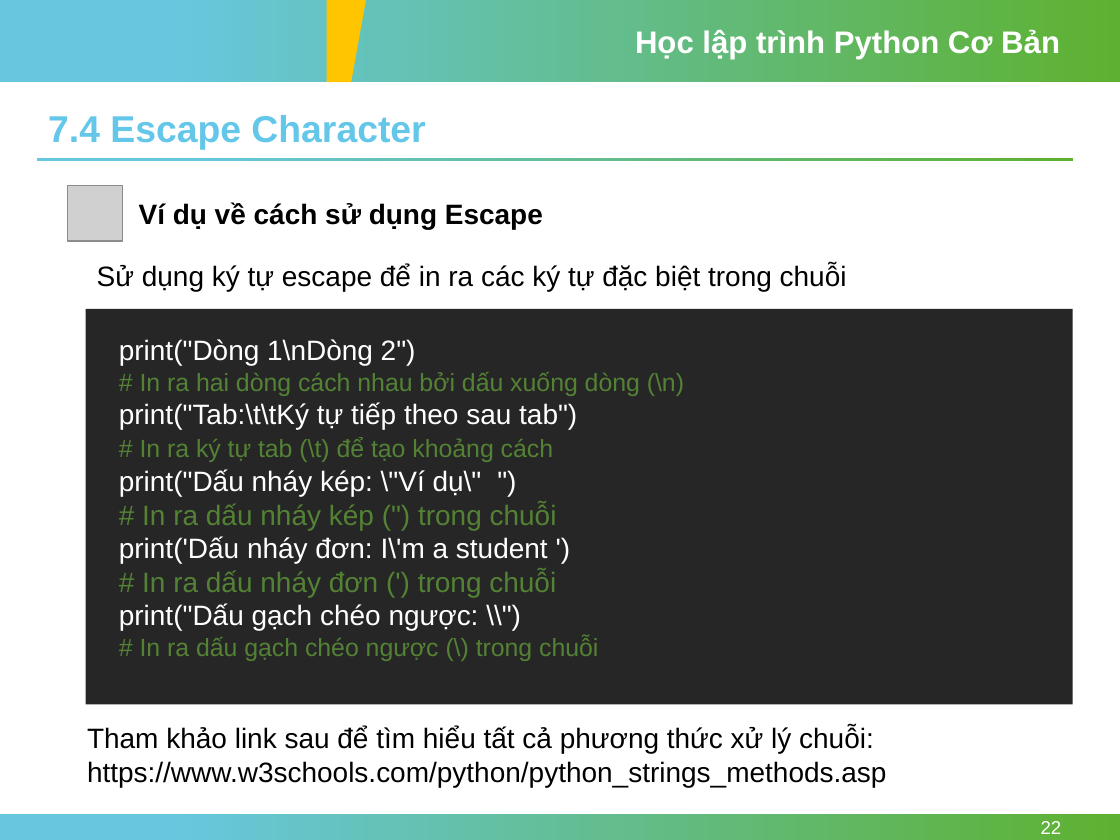
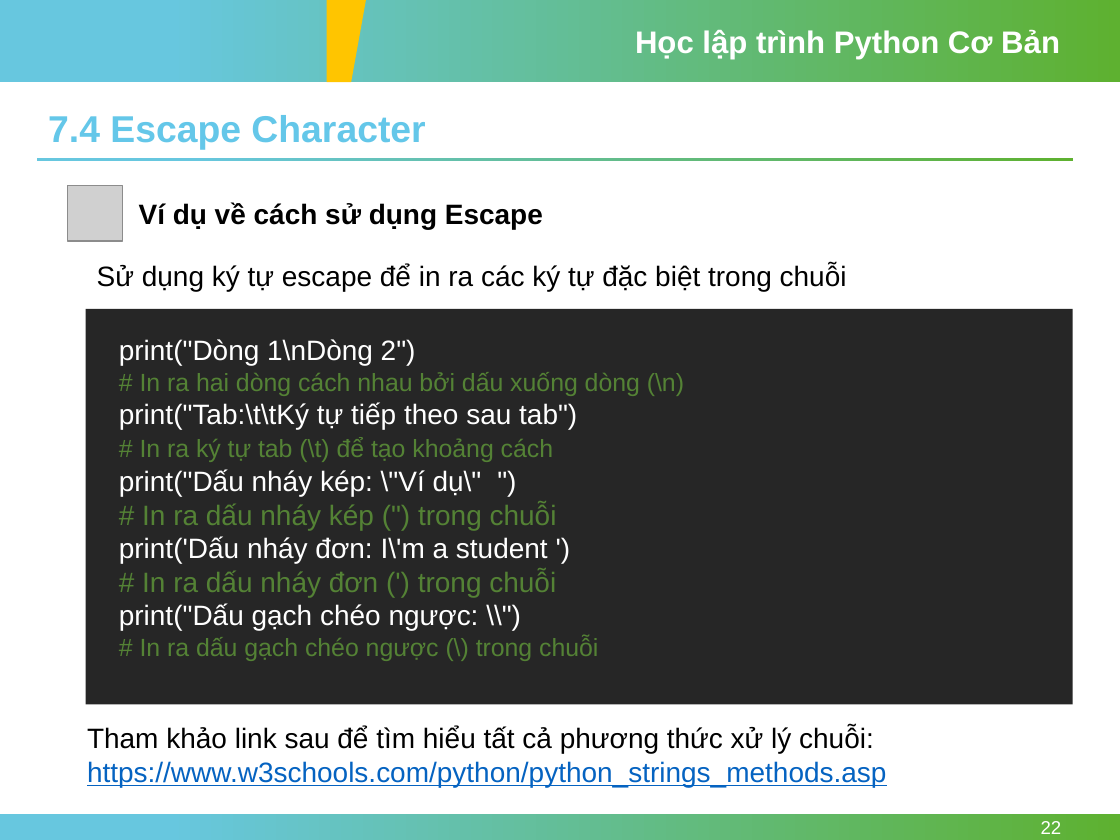
Before and after one commit to nhannn87dn/Learn-Python-Basic, a slide deck: slide 22 of 01-Lessions/Session-07-String/Session-07-String-Python.pptx. Drawn at 1120x840 pixels with LibreOffice and Linux fonts; fonts in the diff are those of the drawing; grey boxes stand for pictures; background and template pictures are left out. Boxes give left, top, right and bottom in pixels: in the first picture for what was removed or moved away, otherwise in the second. Text is boxed around its words. In the diff, an @@ line names an element or a change of style, - is before the commit and + after.

```diff
--- a/01-Lessions/Session-07-String/Session-07-String-Python.pptx
+++ b/01-Lessions/Session-07-String/Session-07-String-Python.pptx
@@ text "Tham khảo link sau để ..." at [87, 727, 886, 787]: text colour #000000 to #0563C1, underline on in "https://www.w3schools.com/python/python_strings_methods.asp" @@
```
Also in this commit, not shown: 3 other files.
